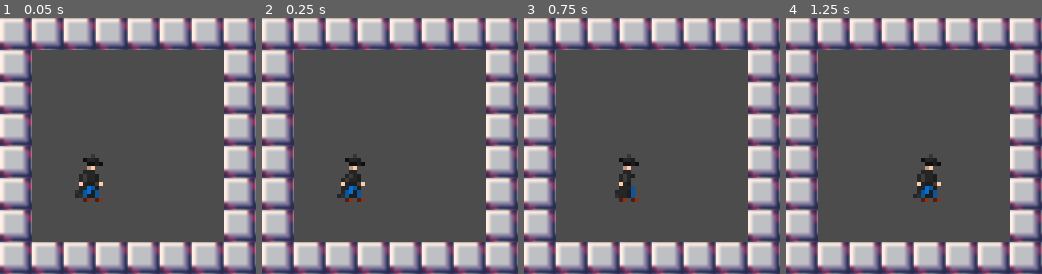
Above: before the commit, frames 1-4 (left to right).
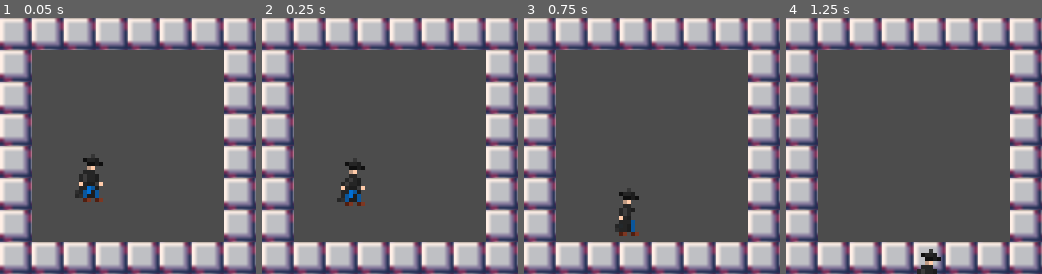
Above: after the commit, the same moments.

Repository: RegressionWorks/lowrezjam19entry
Game: Godot game, scene res://scenes/stage/Stage.tscn
The game is run twice, just before and just after one commit, with the same random seed, the same clock (stepped at 60 frames per second) and the same inputs. The project has no main scene, so this scene is started directly.
Inputs:
- Up to frame 1 (0.05 s): no input
- Up to frame 2 (0.25 s): no input
- Up to frame 3 (0.75 s): hold Right (ui_right) from 0.53 s (still down)
- Up to frame 4 (1.25 s): keep holding Right (ui_right)

Frame 1 is identical in both runs. In frame 2, 0.9% of the frame differs, in the area x 29-41%, y 54-74%; in frame 3, 1.6%; in frame 4, 1.6%, in the area x 49-61%, y 54-100%.

Commit message:
Add gravity to player

Diff:
--- a/project/scenes/player/Player.gd
+++ b/project/scenes/player/Player.gd
@@ -9,6 +9,7 @@
 var motion = Vector2()
 
 func _physics_process(delta: float) -> void:
+	handle_gravity(delta)
 	move_and_slide(motion)
 	movement_logic()
 	#air_logic()
@@ -33,3 +34,6 @@
 		$Sprite.flip_h = false
 	if motion.x < 0:
 		$Sprite.flip_h = true
+
+func handle_gravity(delta: float):
+	motion.y += delta * GRAV
